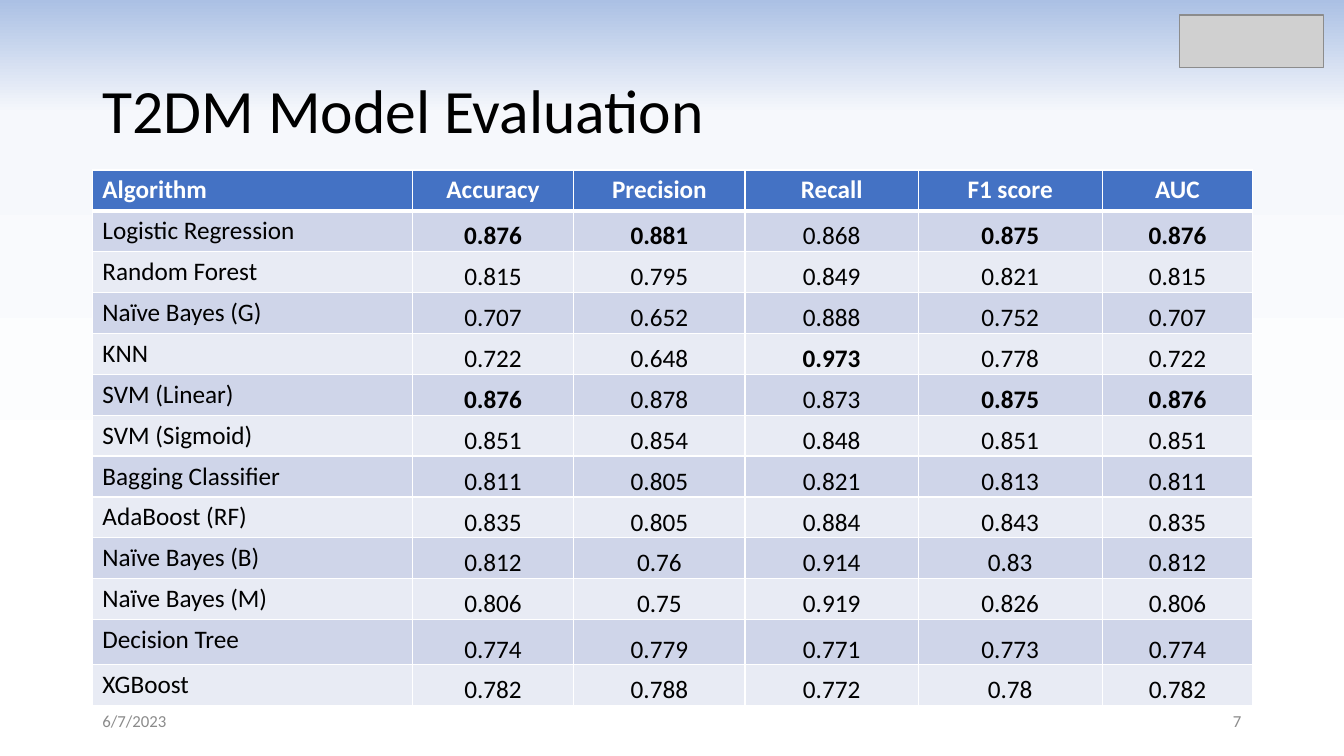
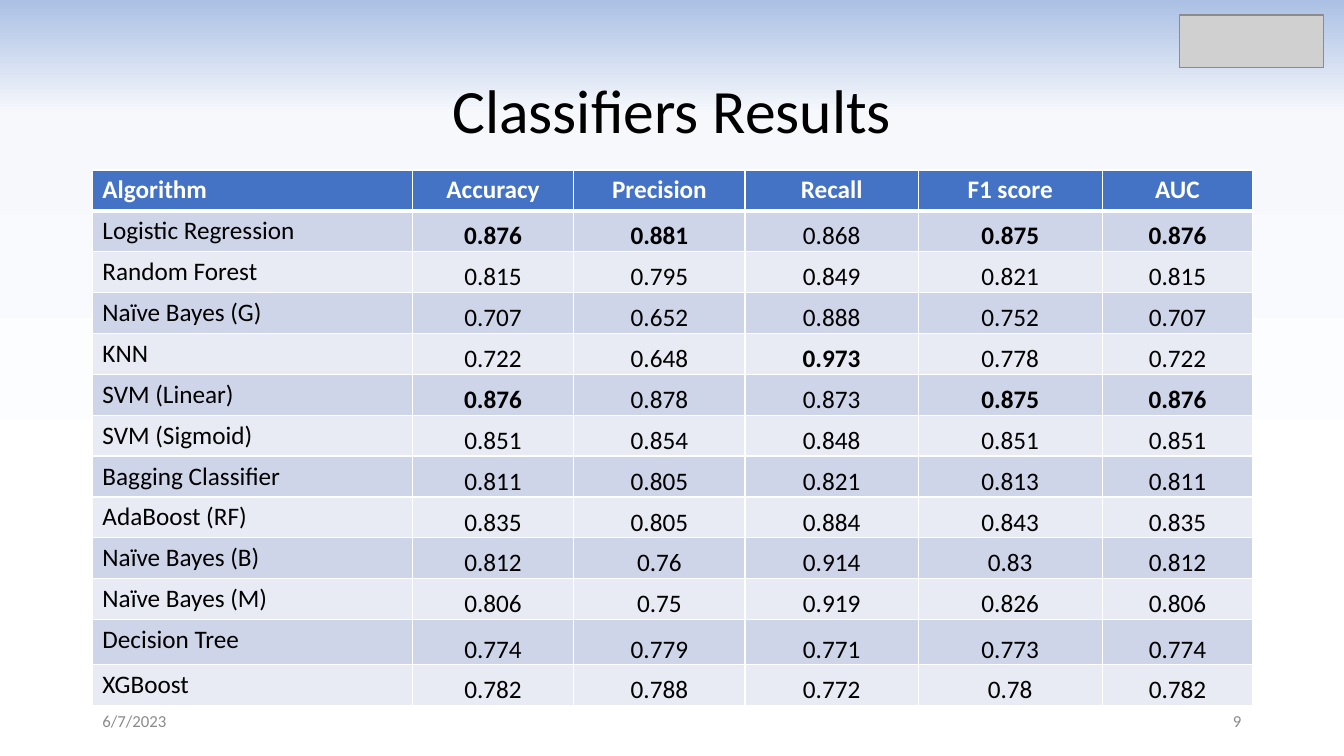
Before and after one commit to m-faisalshahid/AI, a slide deck: slide 9 of Diabetes Type 2 Prediction.pptx (slide 7 before the commit). Drawn at 1344x756 pixels with LibreOffice and Linux fonts; fonts in the diff are those of the drawing; grey boxes stand for pictures. Boxes give left, top, right and bottom in pixels: in the first picture for what was removed or moved away, otherwise in the second. Text is boxed around its words. In the diff, an @@ line names an element or a change of style, - is before the commit and + after.

```diff
--- a/Diabetes Type 2 Prediction.pptx
+++ b/Diabetes Type 2 Prediction.pptx
@@ title at (x1=452, y1=90, x2=891, y2=134): text changed @@
-T2DM Model Evaluation
+Classifiers Results
@@ page number at (x1=1233, y1=716, x2=1241, y2=727): text changed @@
-7
+9
```
Also in this commit, not shown: 8 other slides changed, 9 slides added, 1 slide removed.
